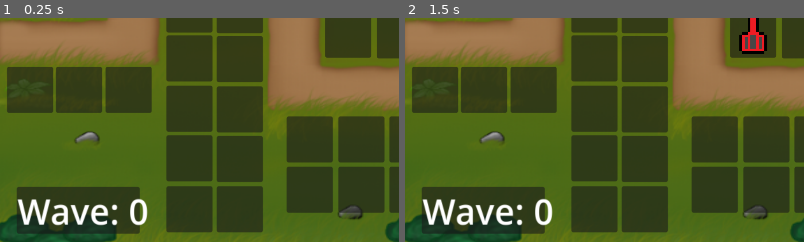
Above: before the commit, frames 1-2 (left to right).
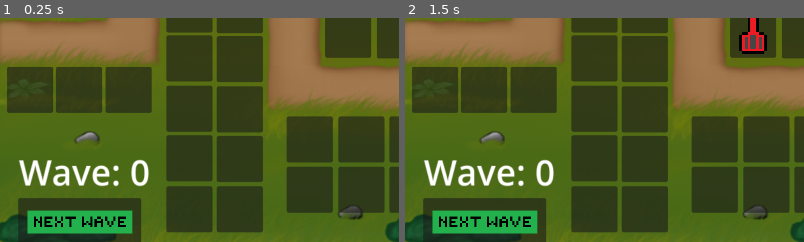
Above: after the commit, the same moments.

Repository: atknony/telemahoss
Game: Godot game, scene res://Scenes/Game.tscn
Two runs of this game, one before a commit and one after it. Both use one fixed random seed, a clock stepped at 60 frames per second and the inputs below.
Inputs (mouse positions are % of the whole screen's width and height, from its top left):
- Up to frame 1 (0.25 s): no input
- Up to frame 2 (1.5 s): tap Enter at 0.5 s; move the mouse to (84, 19) at 0.52 s; click (84, 19) at 0.67 s; tap Space at 1.25 s; move the mouse to (44, 54) at 1.27 s; click (44, 54) at 1.42 s
The pictures show only the part of the screen within x 0-50%, y 50-100%; the shares and areas given below are measured in that part.

The runs differ from the first frame. In frame 1, 7.8% of the frame differs, in the area x 4-38%, y 63-100%; in frame 2, 7.8%.

Commit message:
Daha iyi NextWave tuşu

Diff:
--- a/Scenes/Game.tscn
+++ b/Scenes/Game.tscn
@@ -7,6 +7,7 @@
 [ext_resource type="PackedScene" uid="uid://dhwng3c36gswq" path="res://Scenes/Turret.tscn" id="4_kldst"]
 [ext_resource type="Texture2D" uid="uid://dyc5h2tsbq228" path="res://Assets/Dümenden/Base.jpeg" id="7_fgofq"]
 [ext_resource type="Script" uid="uid://c6ufqvs8aen2n" path="res://Scripts/turret_slot.gd" id="8_2irst"]
+[ext_resource type="Texture2D" uid="uid://710ld5xmsdby" path="res://Assets/Dümenden/NextWave.png" id="9_71axn"]
 [ext_resource type="Script" uid="uid://dtkfgr5t7wxh1" path="res://Scripts/turret_buy.gd" id="9_bf53h"]
 
 [sub_resource type="RectangleShape2D" id="RectangleShape2D_j5yw3"]
@@ -677,16 +678,22 @@
 position = Vector2(928.571, 491.071)
 
 [node name="NextWave" type="Panel" parent="."]
-offset_left = 24.0
-offset_top = 564.0
-offset_right = 200.0
-offset_bottom = 631.0
+offset_left = 26.381
+offset_top = 580.071
+offset_right = 202.381
+offset_bottom = 647.071
+
+[node name="Sprite2D" type="Sprite2D" parent="NextWave"]
+texture_filter = 3
+position = Vector2(106.357, 68.7382)
+scale = Vector2(3, 3)
+texture = ExtResource("9_71axn")
 
 [node name="Wave" type="Label" parent="."]
-offset_left = 25.0
-offset_top = 564.0
-offset_right = 200.0
-offset_bottom = 633.0
+offset_left = 26.7857
+offset_top = 508.047
+offset_right = 201.786
+offset_bottom = 577.047
 theme_override_font_sizes/font_size = 50
 
 [connection signal="timeout" from="Enemy_Spawn_Time" to="." method="enemy_spawn"]
Binary file added: Assets/Dümenden/NextWave.png
Not shown, added: Assets/Dümenden/NextWave.png.import
Not shown: 1 places in Scenes/Game.tscn that only renumber resources
